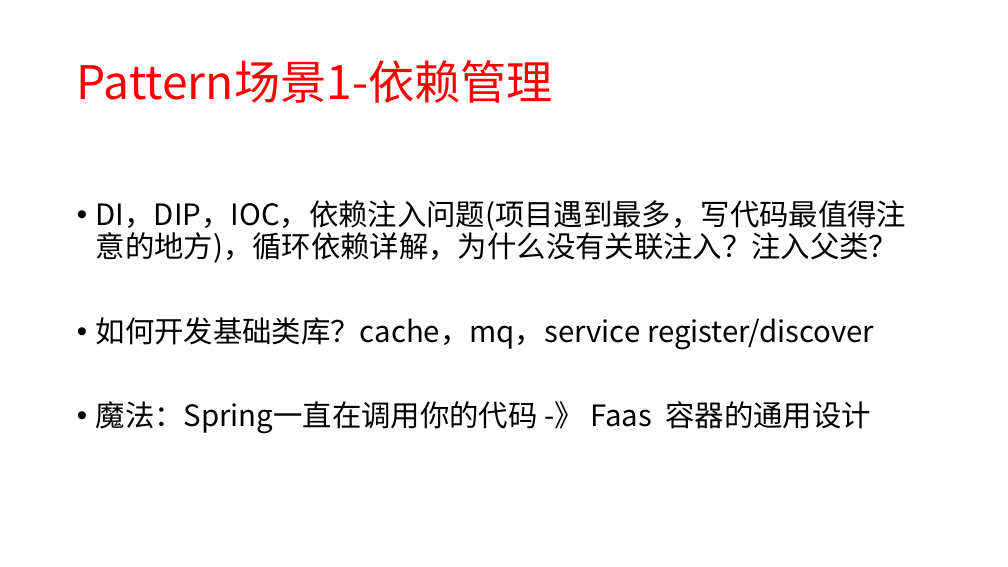
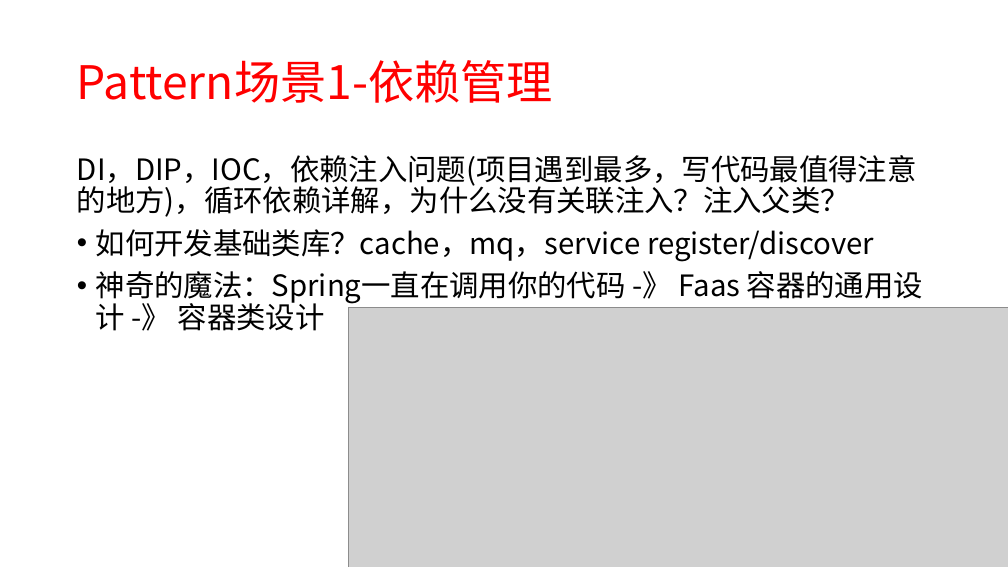
Before and after one commit to xiaozhiliaoo/my-slides, a slide deck: slide 12 of prepare/从crud, pattern, ooad到ddd-软件设计启示.pptx (slide 9 before the commit). Drawn at 1008x567 pixels with LibreOffice and Linux fonts; fonts in the diff are those of the drawing; grey boxes stand for pictures. Boxes give left, top, right and bottom in pixels: in the first picture for what was removed or moved away, otherwise in the second. Text is boxed around its words. In the diff, an @@ line names an element or a change of style, - is before the commit and + after.

```diff
--- a/prepare/从crud, pattern, ooad到ddd-软件设计启示.pptx
+++ b/prepare/从crud, pattern, ooad到ddd-软件设计启示.pptx
@@ text at <box>77,155,917,217</box>: bullet • to none @@
@@ text at <box>96,271,923,331</box>: text changed @@
-• 魔法：Spring一直在调用你的代码 -》 Faas 容器的通用设计
+• 神奇的魔法：Spring一直在调用你的代码 -》 Faas 容器的通用设计 -》 容器类设计
@@ picture added at <box>349,308,1008,567</box> @@
```
Also in this commit, not shown: 27 other slides changed, 7 slides added, 1 slide removed, 9 other files.
